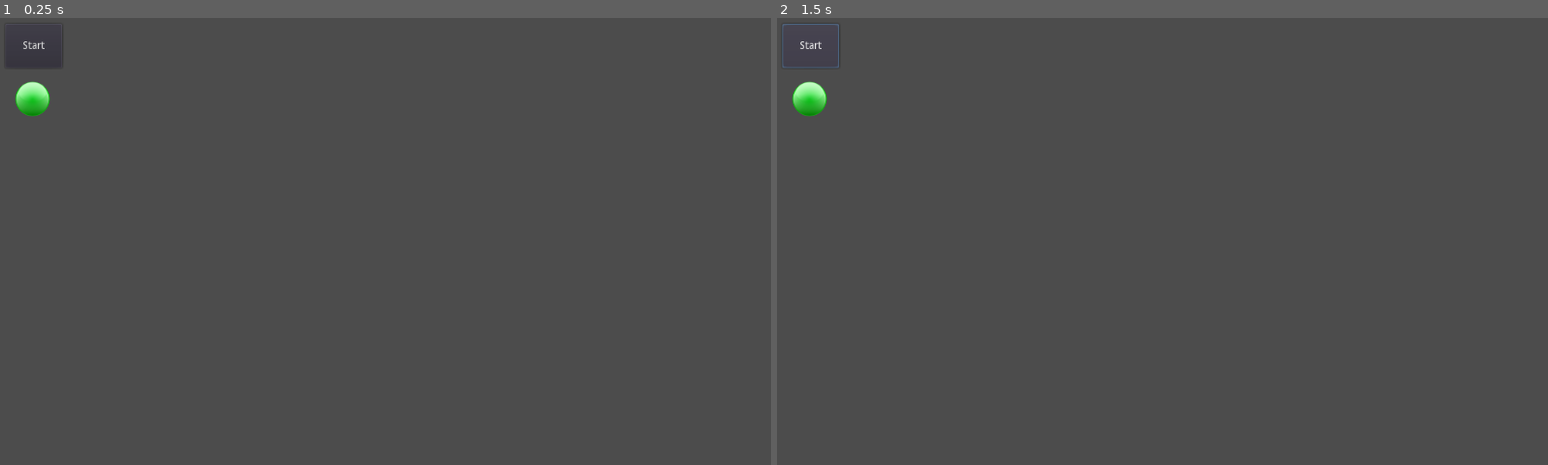
Above: before the commit, frames 1-2 (left to right).
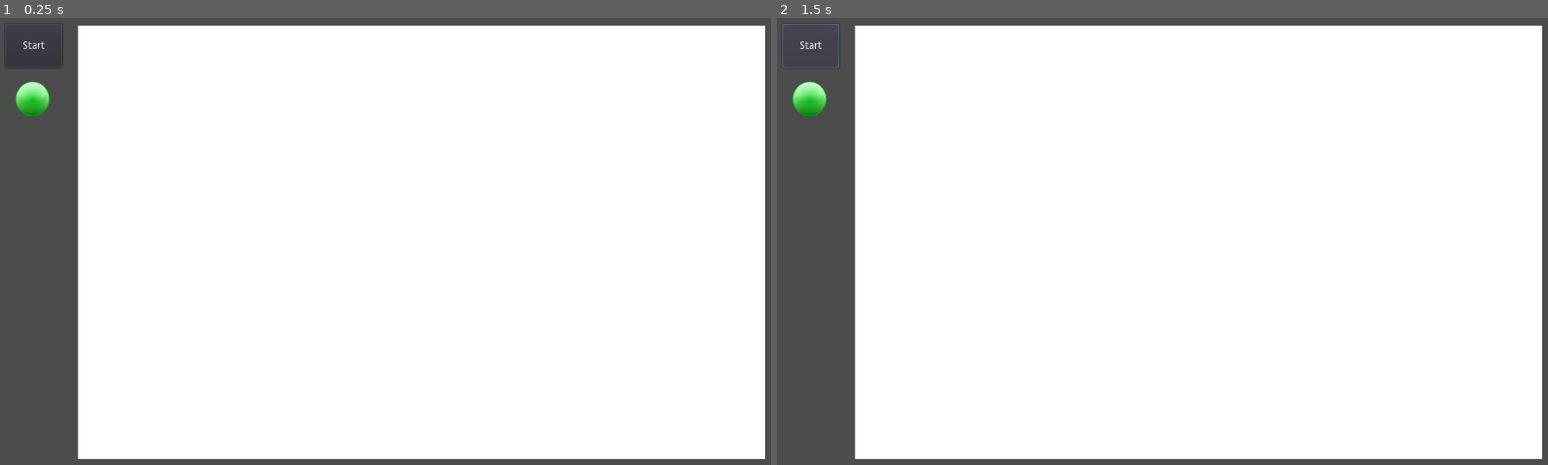
Above: after the commit, the same moments.

Repository: GodotGarden/contraption-game
Game: Godot game, scene res://Game.tscn
Same seed, same stepped clock (60 frames per second), same inputs: the game is played once before the commit and once after it.
Inputs (mouse positions are in pixels of both pictures, inside the frame that each line leads up to):
- Up to frame 1 (0.25 s): no input
- Up to frame 2 (1.5 s): click (807, 98) at 0.5 s; click "Start" at 1.25 s

The runs differ from the first frame. In frame 1, 86% of the frame differs, in the area x 10-100%, y 1-99%; in frame 2, 86%.
Error after the commit: Parse Error: The function signature doesn't match the parent. Parent signature is: "void drop_data(Vector2, Variant)". (res://Workspace.gd:10)

Commit message:
Initial working drag-and-drop

Diff:
--- a/Game.tscn
+++ b/Game.tscn
@@ -1,10 +1,31 @@
-[gd_scene load_steps=2 format=2]
+[gd_scene load_steps=4 format=2]
 
-[ext_resource path="res://images/green_ball-64px.png" type="Texture" id=1]
+[ext_resource path="res://Workspace.gd" type="Script" id=1]
+[ext_resource path="res://images/green_ball-64px.png" type="Texture" id=2]
+[ext_resource path="res://Green_Ball_Button.gd" type="Script" id=3]
 
 [node name="Game" type="Node" index="0"]
 
-[node name="Start_Button" type="Button" parent="." index="0"]
+[node name="Workspace" type="ColorRect" parent="." index="0"]
+
+anchor_left = 0.0
+anchor_top = 0.0
+anchor_right = 0.0
+anchor_bottom = 0.0
+margin_left = 103.0
+margin_top = 10.0
+margin_right = 1010.0
+margin_bottom = 583.0
+rect_pivot_offset = Vector2( 0, 0 )
+rect_clip_content = false
+mouse_filter = 0
+mouse_default_cursor_shape = 0
+size_flags_horizontal = 1
+size_flags_vertical = 1
+color = Color( 1, 1, 1, 1 )
+script = ExtResource( 1 )
+
+[node name="Start_Button" type="Button" parent="." index="1"]
 
 anchor_left = 0.0
 anchor_top = 0.0
@@ -29,7 +50,7 @@
 flat = false
 align = 1
 
-[node name="Green_Ball_Button" type="TextureButton" parent="." index="1"]
+[node name="Green_Ball_Button" type="TextureButton" parent="." index="2"]
 
 anchor_left = 0.0
 anchor_top = 0.0
@@ -50,22 +71,8 @@
 enabled_focus_mode = 2
 shortcut = null
 group = null
-texture_normal = ExtResource( 1 )
+texture_normal = ExtResource( 2 )
+script = ExtResource( 3 )
 _sections_unfolded = [ "Textures" ]
 
-[node name="Workspace" type="Control" parent="." index="2"]
-
-anchor_left = 0.0
-anchor_top = 0.0
-anchor_right = 0.0
-anchor_bottom = 0.0
-margin_left = 95.0
-margin_top = 9.0
-margin_right = 1017.0
-margin_bottom = 593.0
-rect_pivot_offset = Vector2( 0, 0 )
-rect_clip_content = false
-mouse_filter = 0
-mouse_default_cursor_shape = 0
-size_flags_horizontal = 1
-size_flags_vertical = 1
+[connection signal="mouse_entered" from="Workspace" to="Workspace" method="_on_Workspace_mouse_entered"]
--- /dev/null
+++ b/Green_Ball_Button.gd
@@ -0,0 +1,21 @@
+extends TextureButton
+
+func _ready():
+	pass
+
+func get_drag_data(position):
+	# Create ball texture instance
+	var ball_texture = ImageTexture.new();
+	ball_texture.load("res://images/green_ball-64px.png")
+
+	# Create new texture button for with ball texture
+	var texture_button = TextureButton.new()
+	texture_button.texture_normal = ball_texture
+
+	# Set drag preview with ball texture button
+	set_drag_preview(texture_button)
+
+	return self
+
+func can_drop_data(position, data):
+	return true
--- /dev/null
+++ b/Workspace.gd
@@ -0,0 +1,16 @@
+extends Control
+
+func _ready():
+	pass
+
+func can_drop_data(position, data):
+	print('inside can drop data')
+	return true
+
+func drop_data(position, data, from_control):
+	print(position)
+	print(from_control)
+
+func _on_Workspace_mouse_entered():
+	print('mouse entered')
+	pass # replace with function body
